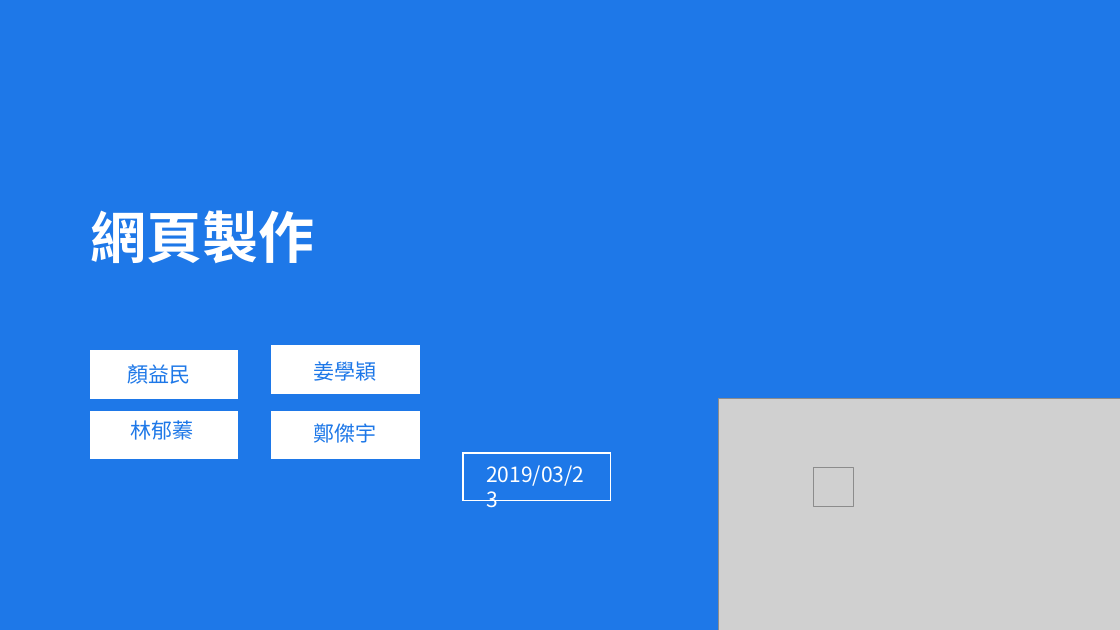
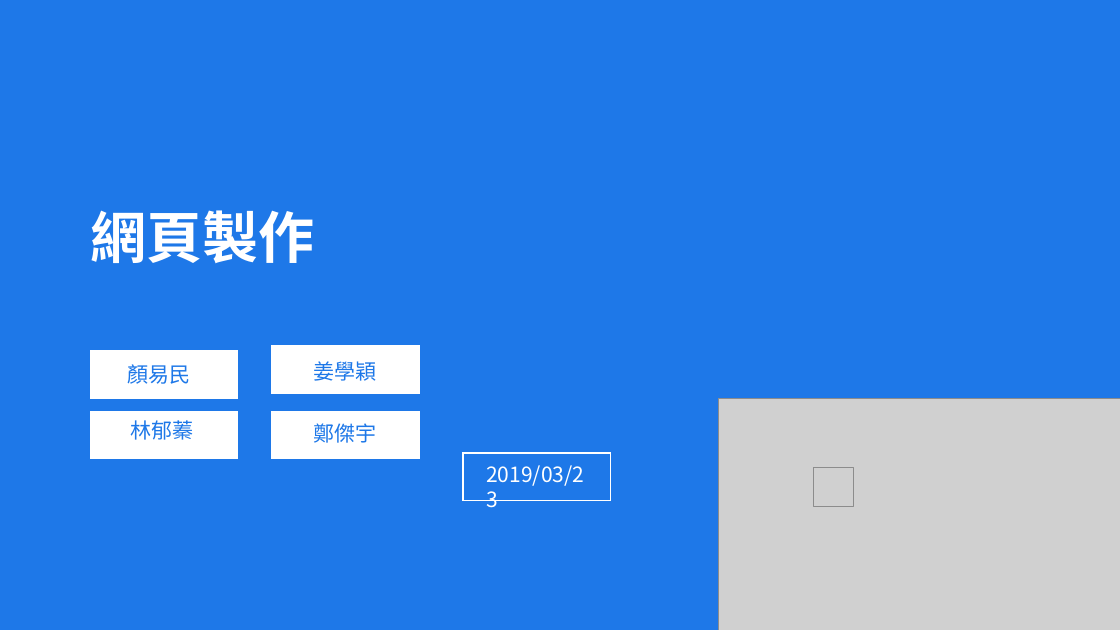
Before and after one commit to nozomi396/ntustFinalProject, a slide deck: slide 1 of 網頁製作PPT.pptx. Drawn at 1120x630 pixels with LibreOffice and Linux fonts; fonts in the diff are those of the drawing; grey boxes stand for pictures. Boxes give left, top, right and bottom in pixels: in the first picture for what was removed or moved away, otherwise in the second. Text is boxed around its words. In the diff, an @@ line names an element or a change of style, - is before the commit and + after.

```diff
--- a/網頁製作PPT.pptx
+++ b/網頁製作PPT.pptx
@@ text at (128, 364, 191, 384): text changed @@
-顏益民
+顏易民
```
